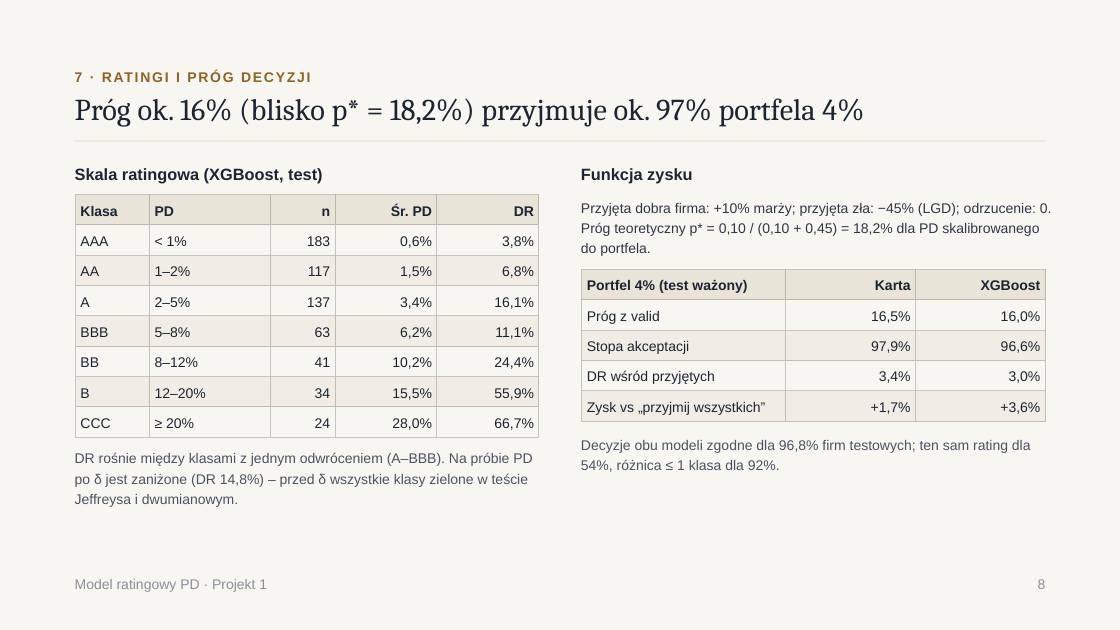
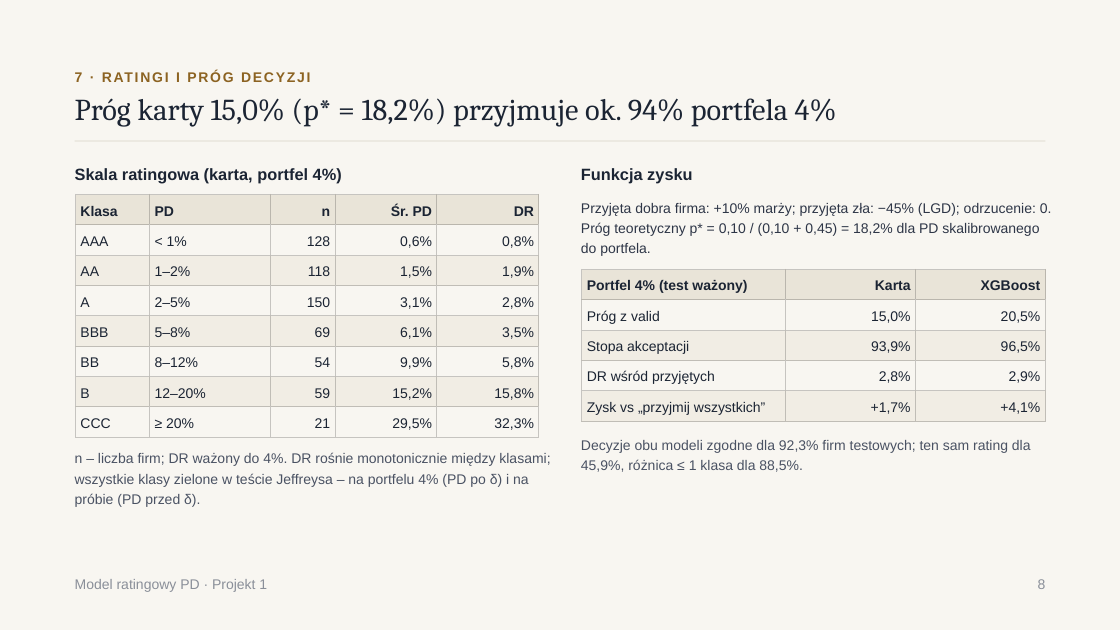
Before and after one commit to szymanskibartosz1/warsztaty_badawcze_projekt_1, a slide deck: slide 8 of wyjasnialnosc/prezentacja_projekt1.pptx. Drawn at 1120x630 pixels with LibreOffice and Linux fonts; fonts in the diff are those of the drawing. Boxes give left, top, right and bottom in pixels: in the first picture for what was removed or moved away, otherwise in the second. Text is boxed around its words. In the diff, an @@ line names an element or a change of style, - is before the commit and + after.

Commit message:
Wyjaśnialność: poprawki po przeglądzie (statsmodels, wkłady LIME, δ na portfelu 4%, karta jako model końcowy, kontrfakt bez dźwigni podatku), przeliczony notebook i dokumenty

```diff
--- a/wyjasnialnosc/prezentacja_projekt1.pptx
+++ b/wyjasnialnosc/prezentacja_projekt1.pptx
@@ title at (75,98,837,127): text changed @@
-Próg ok. 16% (blisko p* = 18,2%) przyjmuje ok. 97% portfela 4%
+Próg karty 15,0% (p* = 18,2%) przyjmuje ok. 94% portfela 4%
@@ text at (75,168,342,184): text changed @@
-Skala ratingowa (XGBoost, test)
+Skala ratingowa (karta, portfel 4%)
@@ table at (76,195,538,438) @@
-row 2, column 3: 183
+row 2, column 3: 128
-row 2, column 5: 3,8%
+row 2, column 5: 0,8%
-row 3, column 3: 117
+row 3, column 3: 118
-row 3, column 5: 6,8%
+row 3, column 5: 1,9%
-row 4: A | 2–5% | 137 | 3,4% | 16,1%
+row 4: A | 2–5% | 150 | 3,1% | 2,8%
-row 5: BBB | 5–8% | 63 | 6,2% | 11,1%
+row 5: BBB | 5–8% | 69 | 6,1% | 3,5%
-row 6: BB | 8–12% | 41 | 10,2% | 24,4%
+row 6: BB | 8–12% | 54 | 9,9% | 5,8%
-row 7: B | 12–20% | 34 | 15,5% | 55,9%
+row 7: B | 12–20% | 59 | 15,2% | 15,8%
-row 8: CCC | ≥ 20% | 24 | 28,0% | 66,7%
+row 8: CCC | ≥ 20% | 21 | 29,5% | 32,3%
@@ table at (582,270,1045,422) @@
-row 2, column 2: 16,5%
+row 2, column 2: 15,0%
-row 2, column 3: 16,0%
+row 2, column 3: 20,5%
-row 3, column 2: 97,9%
+row 3, column 2: 93,9%
-row 3, column 3: 96,6%
+row 3, column 3: 96,5%
-row 4, column 2: 3,4%
+row 4, column 2: 2,8%
-row 4, column 3: 3,0%
+row 4, column 3: 2,9%
-row 5, column 3: +3,6%
+row 5, column 3: +4,1%
@@ text at (581,440,1031,472): text changed @@
-Decyzje obu modeli zgodne dla 96,8% firm testowych; ten sam rating dla 54%, różnica ≤ 1 klasa dla 92%.
+Decyzje obu modeli zgodne dla 92,3% firm testowych; ten sam rating dla 45,9%, różnica ≤ 1 klasa dla 88,5%.
@@ text at (75,452,550,507): text changed @@
-DR rośnie między klasami z jednym odwróceniem (A–BBB). Na próbie PD po δ jest zaniżone (DR 14,8%) – przed δ wszystkie klasy zielone w teście Jeffreysa i dwumianowym.
+n – liczba firm; DR ważony do 4%. DR rośnie monotonicznie między klasami; wszystkie klasy zielone w teście Jeffreysa – na portfelu 4% (PD po δ) i na próbie (PD przed δ).
```
Also in this commit, not shown: 7 other slides changed, 29 other files.
